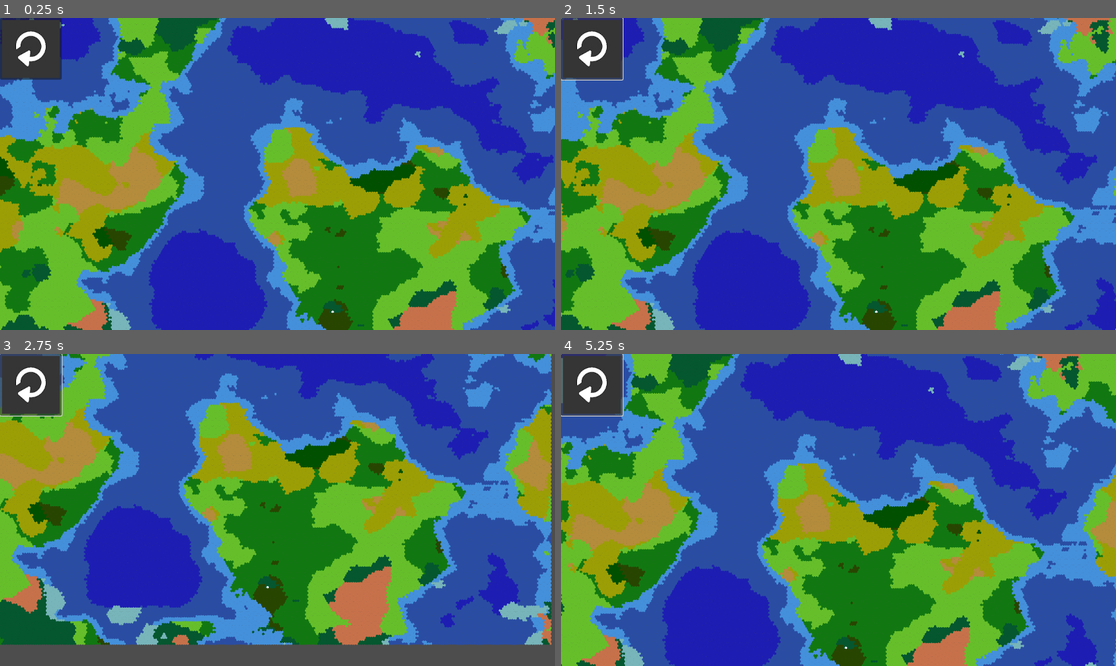
Above: before the commit, frames 1-4 (two rows, left to right).
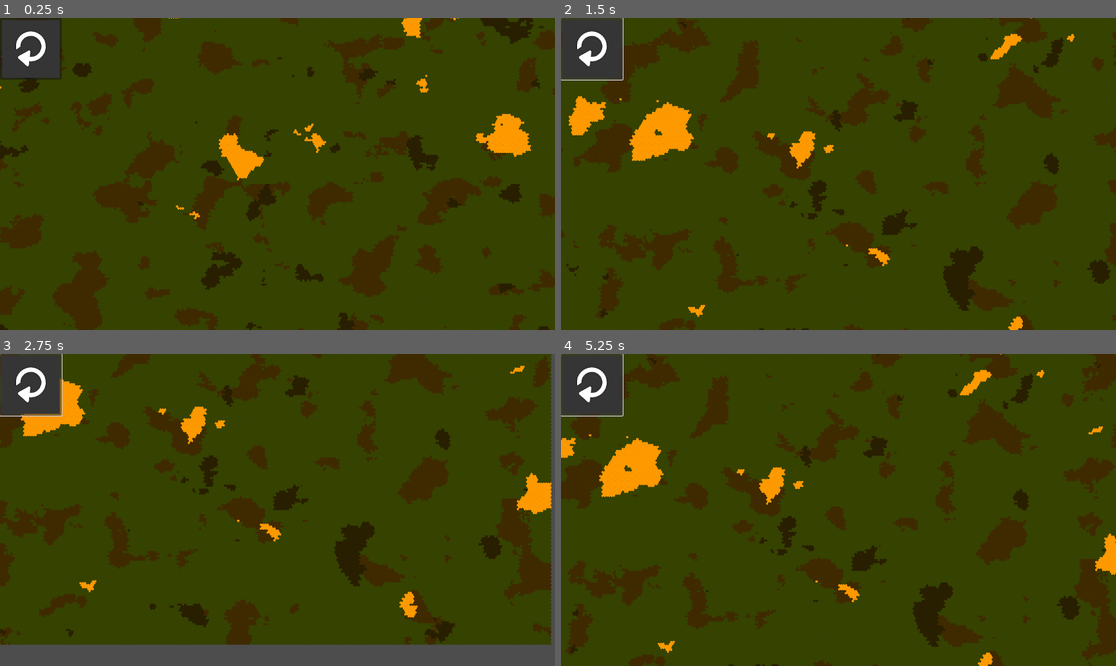
Above: after the commit, the same moments.

Repository: mopolita/ProceduralMap
Game: Godot game, scene res://scenes/main.tscn
The game is run twice, just before and just after one commit, with the same random seed, the same clock (stepped at 60 frames per second) and the same inputs.
Inputs (mouse positions are in pixels of both pictures, inside the frame that each line leads up to):
- Up to frame 1 (0.25 s): no input
- Up to frame 2 (1.5 s): click (594, 49) at 0.5 s; tap Enter at 1.25 s; hold Right (ui_right) from 1.28 s (still down)
- Up to frame 3 (2.75 s): release Right (ui_right) at 2.03 s; hold Down (ui_down) from 2.03 s (still down)
- Up to frame 4 (5.25 s): release Down (ui_down) at 2.78 s; hold Right (ui_right) 2.78-3.53 s; hold Up (ui_up) 3.53-4.28 s; hold Left (ui_left) from 4.28 s (still down)

The runs differ from the first frame. In frame 1, 97% of the frame differs, in the area x 0-100%, y 0-100%; in frame 2, 97%; in frame 3, 90%; in frame 4, 97%.
Error before the commit: Invalid call to function 'generate_map' in base 'Node2D (Map.gd)'. Expected 1 arguments. (res://scenes/Main.gd:11)

Commit message:
added underworld stuff.
doesn't work as intended but I am done for today

Diff:
--- a/project.godot
+++ b/project.godot
@@ -28,6 +28,10 @@
 
 project/assembly_name="Generation Map"
 
+[filesystem]
+
+import/blender/enabled=false
+
 [input]
 
 zoom={
--- a/scenes/Main.gd
+++ b/scenes/Main.gd
@@ -1,6 +1,6 @@
 extends Node
 
-@onready var map = $Map
+@export var map: Node2D
 
 func hex_to_pixel(hex_pos, hex_size):
 	var x = hex_size.x * sqrt(3.0) * (hex_pos.x + 0.5 * (hex_pos.y % 2))
@@ -8,4 +8,4 @@
 	return Vector2(x,y)
 
 func _on_reload_button_pressed():
-	map.generate_map()
+	map.generate_map(Enums.WorldType.UNDERWORLD)
--- a/scenes/main.tscn
+++ b/scenes/main.tscn
@@ -5,8 +5,9 @@
 [ext_resource type="PackedScene" uid="uid://dhw45dswsem00" path="res://scenes/camera_control.tscn" id="3_fd41k"]
 [ext_resource type="Texture2D" uid="uid://ggvd587qrbls" path="res://images/reload_arrow.jpg" id="4_tvj68"]
 
-[node name="Main" type="Node"]
+[node name="Main" type="Node" node_paths=PackedStringArray("map")]
 script = ExtResource("1_wjfm3")
+map = NodePath("Map")
 
 [node name="Map" parent="." instance=ExtResource("1_3aj0k")]
 
@@ -16,8 +17,15 @@
 [node name="Ui" type="CanvasLayer" parent="."]
 
 [node name="ReloadButton" type="Button" parent="Ui"]
-offset_right = 8.0
-offset_bottom = 8.0
+offset_right = 128.0
+offset_bottom = 128.0
 icon = ExtResource("4_tvj68")
 
+[node name="MenuBar" type="MenuBar" parent="Ui"]
+visible = false
+offset_right = 40.0
+offset_bottom = 40.0
+
+[node name="PopupMenu" type="PopupMenu" parent="Ui/MenuBar"]
+
 [connection signal="pressed" from="Ui/ReloadButton" to="." method="_on_reload_button_pressed"]
--- a/scenes/map.tscn
+++ b/scenes/map.tscn
@@ -1,39 +1,12 @@
-[gd_scene load_steps=5 format=3 uid="uid://cupawubs5c47x"]
+[gd_scene load_steps=3 format=3 uid="uid://cupawubs5c47x"]
 
 [ext_resource type="Script" path="res://scripts/Map.gd" id="1_pv2yy"]
-[ext_resource type="Texture2D" uid="uid://4dyldvm4spwo" path="res://images/overworld_tileset.png" id="2_jeiqs"]
-
-[sub_resource type="TileSetAtlasSource" id="TileSetAtlasSource_00uc0"]
-resource_name = "Overworld"
-texture = ExtResource("2_jeiqs")
-margins = Vector2i(10, 10)
-separation = Vector2i(10, 10)
-texture_region_size = Vector2i(52, 60)
-1:0/0 = 0
-2:0/0 = 0
-5:0/0 = 0
-6:0/next_alternative_id = 4
-6:0/0 = 0
-0:1/0 = 0
-1:1/0 = 0
-2:1/0 = 0
-3:1/0 = 0
-4:1/0 = 0
-5:1/0 = 0
-6:1/0 = 0
-3:0/0 = 0
-4:0/0 = 0
-0:0/0 = 0
-
-[sub_resource type="TileSet" id="TileSet_dct1l"]
-tile_shape = 3
-tile_size = Vector2i(52, 60)
-sources/1 = SubResource("TileSetAtlasSource_00uc0")
+[ext_resource type="TileSet" uid="uid://da1b138wkmvrq" path="res://tilesets/map.tres" id="2_ocjql"]
 
 [node name="Map" type="Node2D" node_paths=PackedStringArray("tile_map")]
 script = ExtResource("1_pv2yy")
 tile_map = NodePath("TileMap")
 
 [node name="TileMap" type="TileMap" parent="."]
-tile_set = SubResource("TileSet_dct1l")
+tile_set = ExtResource("2_ocjql")
 format = 2
--- a/scripts/Enums.gd
+++ b/scripts/Enums.gd
@@ -22,6 +22,14 @@
 	DEEP_OCEAN
 }
 
+enum UnderworldTerrainTypes {
+	SHALLOW_LAVA,
+	DEEP_LAVA,
+	CAVERN_WALL,
+	SHROOM,
+	BARREN_LAND
+}
+
 enum TerrainElevation {
 	DEEP_OCEAN,
 	CLOSE_OCEAN,
--- a/scripts/Map.gd
+++ b/scripts/Map.gd
@@ -7,21 +7,26 @@
 var tile_grid: Array
 
 func _ready():
-	generate_map(Enums.WorldType.OVERWORLD)
+	generate_map(Enums.WorldType.UNDERWORLD)
 
 func generate_map(world_type):
-	Perlin.setup()
+	Perlin.setup(world_type)
+	tile_grid = []
 	for col in range(grid_size.y):
 		var row_array = []
 		for row in range(grid_size.x):
-			var tile_value = Perlin.generate_tile(row, col, grid_size.y)
-			tile_value.append(get_elevation(tile_value[2]))
-			tile_value.append(get_type(tile_value[0], tile_value[1], tile_value[2], tile_value[3]))
-			set_tile(row - (grid_size.x / 2), col  - (grid_size.y / 2), tile_value[4])
+			var tile_value = Perlin.generate_tile(world_type, row, col, grid_size.y)
+			if (world_type == Enums.WorldType.OVERWORLD):
+				tile_value.append(get_overworld_elevation(tile_value[2]))
+				tile_value.append(get_overworld_type(tile_value[0], tile_value[1], tile_value[2], tile_value[3]))
+				set_overworld_tile(row - (grid_size.x / 2), col  - (grid_size.y / 2), tile_value[4])
+			else:
+				tile_value.append(get_undeworld_type(tile_value[0], tile_value[1], tile_value[2]))
+				set_underworld_tile(row - (grid_size.x / 2), col  - (grid_size.y / 2), tile_value[3])
 			row_array.append(tile_value)
 		tile_grid.append(row_array)
 
-func get_elevation(height):
+func get_overworld_elevation(height):
 	var elevation
 	if (height <= -700):
 		elevation = Enums.TerrainElevation.DEEP_OCEAN
@@ -37,7 +42,7 @@
 		elevation = Enums.TerrainElevation.MOUNTAIN
 	return elevation
 
-func get_type(temperature, precipitation, height, elevation):
+func get_overworld_type(temperature, precipitation, height, elevation):
 	var type
 	if (height <= 0):
 		if (temperature <= -10):
@@ -77,35 +82,63 @@
 func set_beach():
 	pass
 
-func  set_tile(x: int, y: int, type: Enums.OverworldTerrainTypes):
+func  set_overworld_tile(x: int, y: int, type: Enums.OverworldTerrainTypes):
 	match type:
 		Enums.OverworldTerrainTypes.TUNDRA:
+			tile_map.set_cell(0, Vector2i(x, y), 0, Vector2i(0, 0))
+		Enums.OverworldTerrainTypes.BOREAL_FOREST:
+			tile_map.set_cell(0, Vector2i(x, y), 0, Vector2i(0, 1))
+		Enums.OverworldTerrainTypes.SNOWPLAINS:
+			tile_map.set_cell(0, Vector2i(x, y), 0, Vector2i(1, 0))
+		Enums.OverworldTerrainTypes.PRAIRIE:
+			tile_map.set_cell(0, Vector2i(x, y), 0, Vector2i(1, 1))
+		Enums.OverworldTerrainTypes.TEMPERATE_FOREST:
+			tile_map.set_cell(0, Vector2i(x, y), 0, Vector2i(2, 0))
+		Enums.OverworldTerrainTypes.SWAMP:
+			tile_map.set_cell(0, Vector2i(x, y), 0, Vector2i(2, 1))
+		Enums.OverworldTerrainTypes.DESERT:
+			tile_map.set_cell(0, Vector2i(x, y), 0, Vector2i(3, 0))
+		Enums.OverworldTerrainTypes.SAVANNAH:
+			tile_map.set_cell(0, Vector2i(x, y), 0, Vector2i(3, 1))
+		Enums.OverworldTerrainTypes.TROPICAL_RAINFOREST:
+			tile_map.set_cell(0, Vector2i(x, y), 0, Vector2i(4, 0))
+		Enums.OverworldTerrainTypes.BEACH:
+			tile_map.set_cell(0, Vector2i(x, y), 0, Vector2i(4, 1))
+		Enums.OverworldTerrainTypes.ICE:
+			tile_map.set_cell(0, Vector2i(x, y), 0, Vector2i(5, 0))
+		Enums.OverworldTerrainTypes.SHALLOW_WATER:
+			tile_map.set_cell(0, Vector2i(x, y), 0, Vector2i(5, 1))
+		Enums.OverworldTerrainTypes.CLOSE_OCEAN:
+			tile_map.set_cell(0, Vector2i(x, y), 0, Vector2i(6, 0))
+		Enums.OverworldTerrainTypes.DEEP_OCEAN:
+			tile_map.set_cell(0, Vector2i(x, y), 0, Vector2i(6, 1))
+		_:
+			tile_map.set_cell(0, Vector2i(x, y), 0, Vector2i(0, 0))
+
+func get_undeworld_type(cavern_layout, moisture, depht):
+	var type
+	if (cavern_layout > 0):
+		type = Enums.UnderworldTerrainTypes.CAVERN_WALL
+	elif (depht <= 0):
+		if (depht <= -25):
+			type = Enums.UnderworldTerrainTypes.DEEP_LAVA
+		else:
+			type = Enums.UnderworldTerrainTypes.SHALLOW_LAVA
+	elif (moisture >= 0):
+		type = Enums.UnderworldTerrainTypes.SHROOM
+	else:
+		type = Enums.UnderworldTerrainTypes.BARREN_LAND
+	return type
+
+func set_underworld_tile(x: int, y: int, type: Enums.UnderworldTerrainTypes):
+	match type:
+		Enums.UnderworldTerrainTypes.SHALLOW_LAVA:
 			tile_map.set_cell(0, Vector2i(x, y), 1, Vector2i(0, 0))
-		Enums.OverworldTerrainTypes.BOREAL_FOREST:
+		Enums.UnderworldTerrainTypes.DEEP_LAVA:
+			tile_map.set_cell(0, Vector2i(x, y), 1, Vector2i(1, 0))
+		Enums.UnderworldTerrainTypes.SHROOM:
 			tile_map.set_cell(0, Vector2i(x, y), 1, Vector2i(0, 1))
-		Enums.OverworldTerrainTypes.SNOWPLAINS:
-			tile_map.set_cell(0, Vector2i(x, y), 1, Vector2i(1, 0))
-		Enums.OverworldTerrainTypes.PRAIRIE:
+		Enums.UnderworldTerrainTypes.CAVERN_WALL:
+			tile_map.set_cell(0, Vector2i(x, y), 1, Vector2i(2, 0))
+		Enums.UnderworldTerrainTypes.BARREN_LAND:
 			tile_map.set_cell(0, Vector2i(x, y), 1, Vector2i(1, 1))
-		Enums.OverworldTerrainTypes.TEMPERATE_FOREST:
-			tile_map.set_cell(0, Vector2i(x, y), 1, Vector2i(2, 0))
-		Enums.OverworldTerrainTypes.SWAMP:
-			tile_map.set_cell(0, Vector2i(x, y), 1, Vector2i(2, 1))
-		Enums.OverworldTerrainTypes.DESERT:
-			tile_map.set_cell(0, Vector2i(x, y), 1, Vector2i(3, 0))
-		Enums.OverworldTerrainTypes.SAVANNAH:
-			tile_map.set_cell(0, Vector2i(x, y), 1, Vector2i(3, 1))
-		Enums.OverworldTerrainTypes.TROPICAL_RAINFOREST:
-			tile_map.set_cell(0, Vector2i(x, y), 1, Vector2i(4, 0))
-		Enums.OverworldTerrainTypes.BEACH:
-			tile_map.set_cell(0, Vector2i(x, y), 1, Vector2i(4, 1))
-		Enums.OverworldTerrainTypes.ICE:
-			tile_map.set_cell(0, Vector2i(x, y), 1, Vector2i(5, 0))
-		Enums.OverworldTerrainTypes.SHALLOW_WATER:
-			tile_map.set_cell(0, Vector2i(x, y), 1, Vector2i(5, 1))
-		Enums.OverworldTerrainTypes.CLOSE_OCEAN:
-			tile_map.set_cell(0, Vector2i(x, y), 1, Vector2i(6, 0))
-		Enums.OverworldTerrainTypes.DEEP_OCEAN:
-			tile_map.set_cell(0, Vector2i(x, y), 1, Vector2i(6, 1))
-		_:
-			tile_map.set_cell(0, Vector2i(x, y), 1, Vector2i(0, 0))
--- a/scripts/Perlin.gd
+++ b/scripts/Perlin.gd
@@ -4,19 +4,35 @@
 var precipitation = FastNoiseLite.new()
 var height_noise = FastNoiseLite.new()
 
-func generate_tile(x, y, height):
-	return [scale_temperature(temperature.get_noise_2d(x, y)) + temperature_modifier(y, height),
-			scale_precipitation(precipitation.get_noise_2d(x, y)),
-			scale_height(height_noise.get_noise_2d(x, y))]
+var moisture_noise = FastNoiseLite.new()
+var cavern_layout_noise = FastNoiseLite.new()
+var depht_noise = FastNoiseLite.new()
 
-func setup():
-	set_noise(height_noise, 0.01)
-	set_noise(temperature, 0.035)
-	set_noise(precipitation, 0.025)
+func generate_tile(world_type, x, y, height):
+	var tiles
+	if (world_type == Enums.WorldType.OVERWORLD):
+		tiles =  [scale_temperature(temperature.get_noise_2d(x, y)) + temperature_modifier(y, height),
+				scale_precipitation(precipitation.get_noise_2d(x, y)),
+				scale_height(height_noise.get_noise_2d(x, y))]
+	else:
+		tiles =  [abs(cavern_layout_noise.get_noise_2d(x, y)) * 10 - 4,
+				scale_moisture(moisture_noise.get_noise_2d(x, y)),
+				scale_depht(depht_noise.get_noise_2d(x, y))]
+	return tiles
 
-	set_fractal(precipitation, FastNoiseLite.FRACTAL_FBM, 4, 0.3)
-	set_fractal(temperature, FastNoiseLite.FRACTAL_FBM, 4, 0.2)
-	set_fractal(height_noise, FastNoiseLite.FRACTAL_FBM, 10, 0.15)
+func setup(world_type):
+	if (world_type == Enums.WorldType.OVERWORLD):
+		set_noise(height_noise, 0.01)
+		set_noise(temperature, 0.035)
+		set_noise(precipitation, 0.025)
+
+		set_fractal(precipitation, FastNoiseLite.FRACTAL_FBM, 4, 0.3)
+		set_fractal(temperature, FastNoiseLite.FRACTAL_FBM, 4, 0.2)
+		set_fractal(height_noise, FastNoiseLite.FRACTAL_FBM, 10, 0.15)
+	else:
+		set_noise(cavern_layout_noise, 0.03)
+		set_noise(moisture_noise, 0.04)
+		set_noise(depht_noise, 0.02)
 
 func set_noise(noise, frequency):
 	noise.set_noise_type(FastNoiseLite.TYPE_PERLIN)
@@ -40,3 +56,9 @@
 
 func scale_height(h):
 	return ((h + 1) / 2) * 8500 - 4000
+
+func scale_moisture(p):
+	return (p + 1) / 2 * 10 - 4
+
+func scale_depht(d):
+	return ((d + 1) / 2) * 150 - 50
--- /dev/null
+++ b/tilesets/map.tres
@@ -0,0 +1,43 @@
+[gd_resource type="TileSet" load_steps=5 format=3 uid="uid://da1b138wkmvrq"]
+
+[ext_resource type="Texture2D" uid="uid://4dyldvm4spwo" path="res://images/overworld_tileset.png" id="1_udat6"]
+[ext_resource type="Texture2D" uid="uid://uisgm4eubh3u" path="res://images/underworld_tileset.png" id="2_40e7w"]
+
+[sub_resource type="TileSetAtlasSource" id="TileSetAtlasSource_00uc0"]
+resource_name = "Overworld"
+texture = ExtResource("1_udat6")
+margins = Vector2i(10, 10)
+separation = Vector2i(10, 10)
+texture_region_size = Vector2i(52, 60)
+1:0/0 = 0
+2:0/0 = 0
+5:0/0 = 0
+6:0/next_alternative_id = 4
+6:0/0 = 0
+0:1/0 = 0
+1:1/0 = 0
+2:1/0 = 0
+3:1/0 = 0
+4:1/0 = 0
+5:1/0 = 0
+6:1/0 = 0
+3:0/0 = 0
+4:0/0 = 0
+0:0/0 = 0
+
+[sub_resource type="TileSetAtlasSource" id="TileSetAtlasSource_w2i7q"]
+texture = ExtResource("2_40e7w")
+margins = Vector2i(10, 10)
+separation = Vector2i(10, 10)
+texture_region_size = Vector2i(52, 60)
+0:0/0 = 0
+1:0/0 = 0
+2:0/0 = 0
+0:1/0 = 0
+1:1/0 = 0
+
+[resource]
+tile_shape = 3
+tile_size = Vector2i(52, 60)
+sources/0 = SubResource("TileSetAtlasSource_00uc0")
+sources/1 = SubResource("TileSetAtlasSource_w2i7q")
--- a/tilesets/tile.tres
+++ /dev/null
@@ -1,30 +0,0 @@
-[gd_resource type="TileSet" load_steps=3 format=3 uid="uid://bkuv01bsdpfgn"]
-
-[ext_resource type="Texture2D" uid="uid://4dyldvm4spwo" path="res://images/overworld_tileset.png" id="1_7skn7"]
-
-[sub_resource type="TileSetAtlasSource" id="TileSetAtlasSource_00uc0"]
-resource_name = "Overworld"
-texture = ExtResource("1_7skn7")
-margins = Vector2i(10, 10)
-separation = Vector2i(10, 10)
-texture_region_size = Vector2i(52, 60)
-1:0/0 = 0
-2:0/0 = 0
-5:0/0 = 0
-6:0/next_alternative_id = 4
-6:0/0 = 0
-0:1/0 = 0
-1:1/0 = 0
-2:1/0 = 0
-3:1/0 = 0
-4:1/0 = 0
-5:1/0 = 0
-6:1/0 = 0
-3:0/0 = 0
-4:0/0 = 0
-0:0/0 = 0
-
-[resource]
-tile_shape = 3
-tile_size = Vector2i(52, 60)
-sources/1 = SubResource("TileSetAtlasSource_00uc0")
Binary file removed: images/underworld_tiles.png
Binary file added: images/underworld_tileset.png
